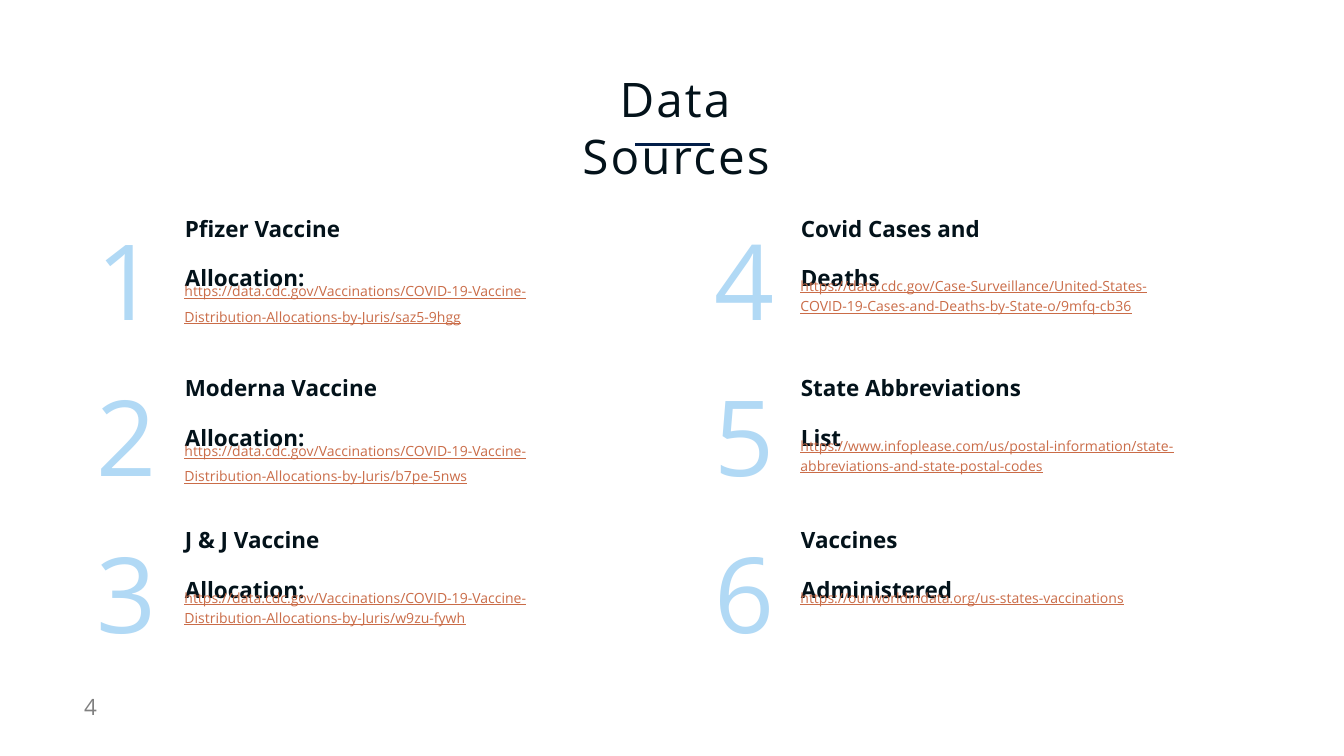
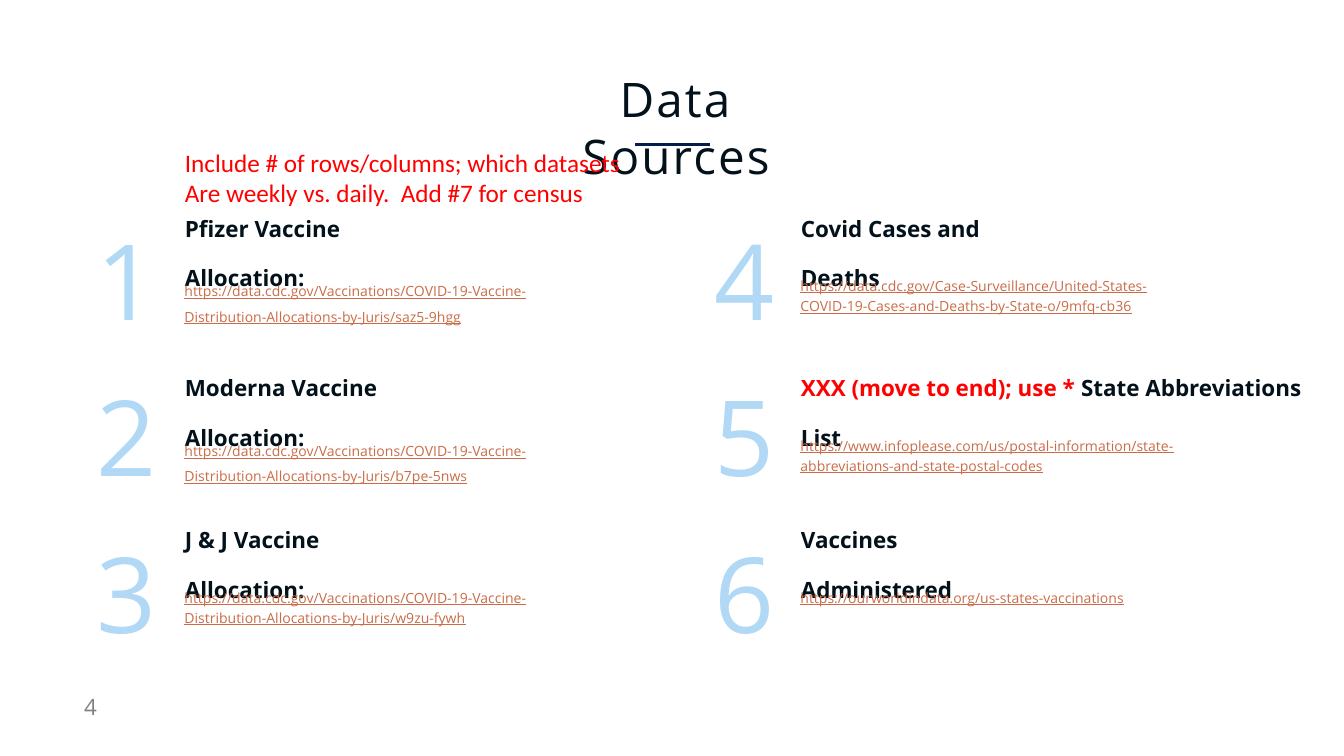
Before and after one commit to NicoleLund/covid_vaccine_availability, a slide deck: slide 4 of presentation/Project_one.pptx. Drawn at 1344x756 pixels with LibreOffice and Linux fonts; fonts in the diff are those of the drawing. Boxes give left, top, right and bottom in pixels: in the first picture for what was removed or moved away, otherwise in the second. Text is boxed around its words. In the diff, an @@ line names an element or a change of style, - is before the commit and + after.

```diff
--- a/presentation/Project_one.pptx
+++ b/presentation/Project_one.pptx
@@ text added at [185, 151, 620, 206], 36 pt, text #FF0000 @@
+Include # of rows/columns; which datasets
+Are weekly vs. daily. Add #7 for census
@@ text at [801, 379, 1301, 451]: text changed @@
-State Abbreviations List
+XXX (move to end); use * State Abbreviations List
```
Also in this commit, not shown: 5 other slides changed, 4 slides added, 11 slides removed.
